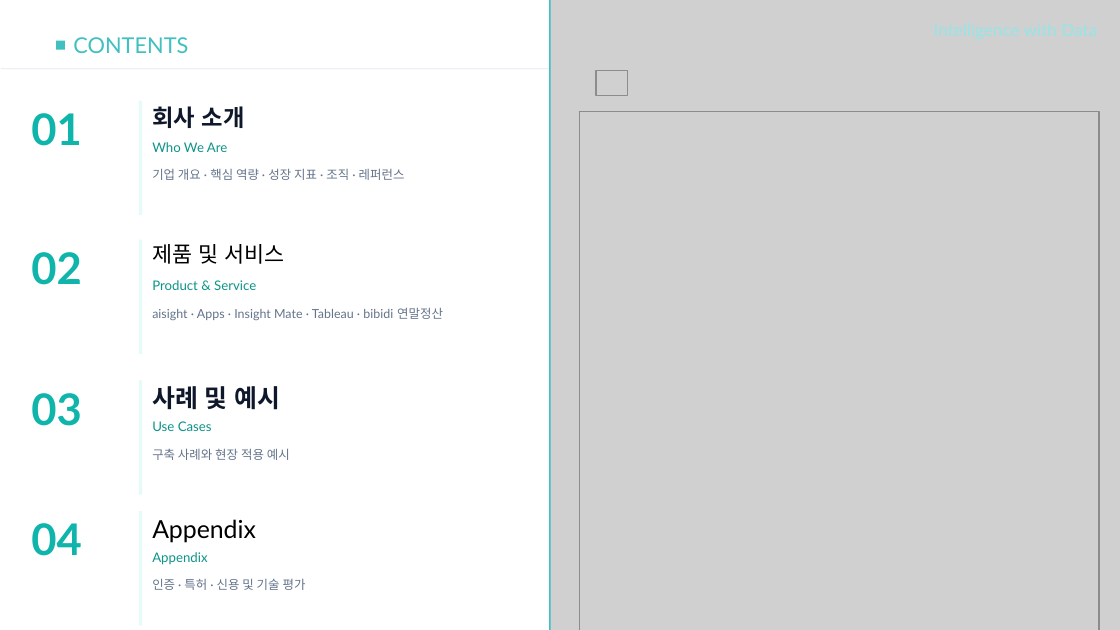
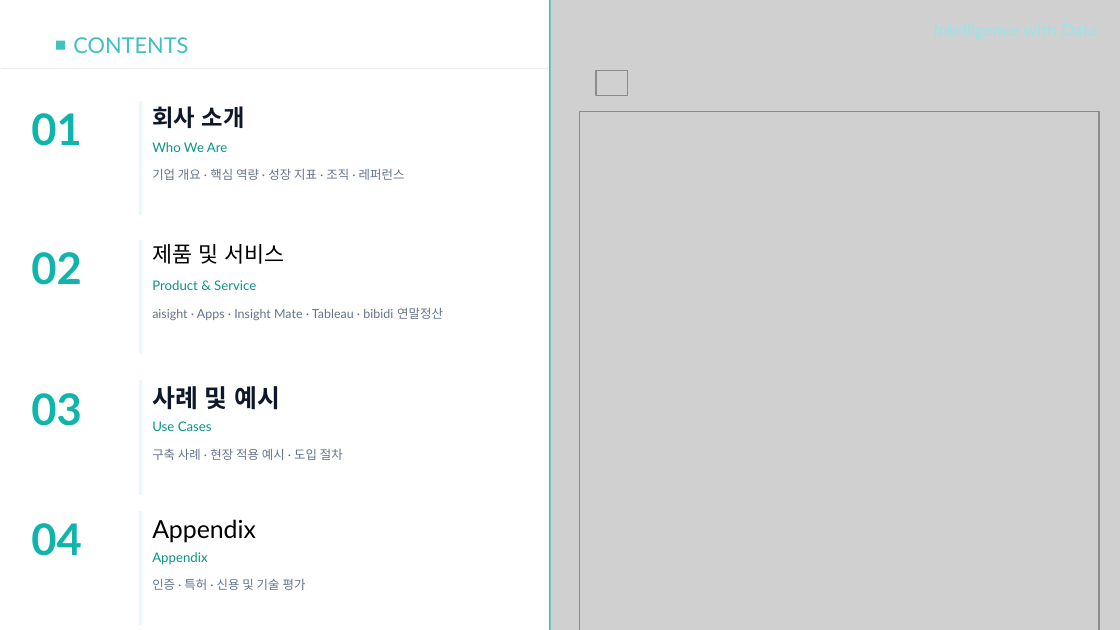
Before and after one commit to sellect-team/doc, a slide deck: slide 2 of docs/company/_source/company-intro-2026.pptx. Drawn at 1120x630 pixels with LibreOffice and Linux fonts; fonts in the diff are those of the drawing; grey boxes stand for pictures. Boxes give left, top, right and bottom in pixels: in the first picture for what was removed or moved away, otherwise in the second. Text is boxed around its words. In the diff, an @@ line names an element or a change of style, - is before the commit and + after.

```diff
--- a/docs/company/_source/company-intro-2026.pptx
+++ b/docs/company/_source/company-intro-2026.pptx
@@ text at box(152, 448, 343, 460): text changed @@
-구축 사례와 현장 적용 예시
+구축 사례 · 현장 적용 예시 · 도입 절차
```
Also in this commit, not shown: 4 other slides changed, 2 slides added, 1 slide removed, 16 other files.
